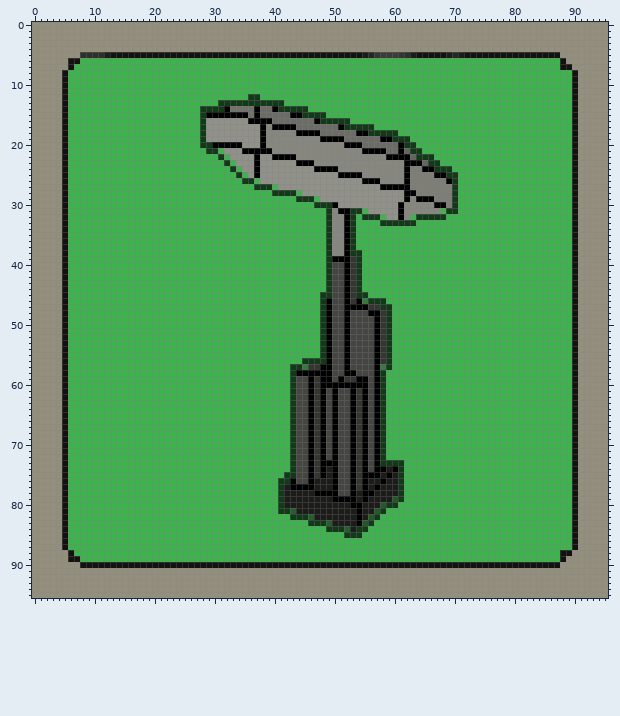
Edited in one commit: sprite sheet (games/CT/unitpics/bradartower.png). The picture above is the old version.
The file is 96x96 pixels. Colours within 5 levels of each other are drawn and written as one.
And afterwards:
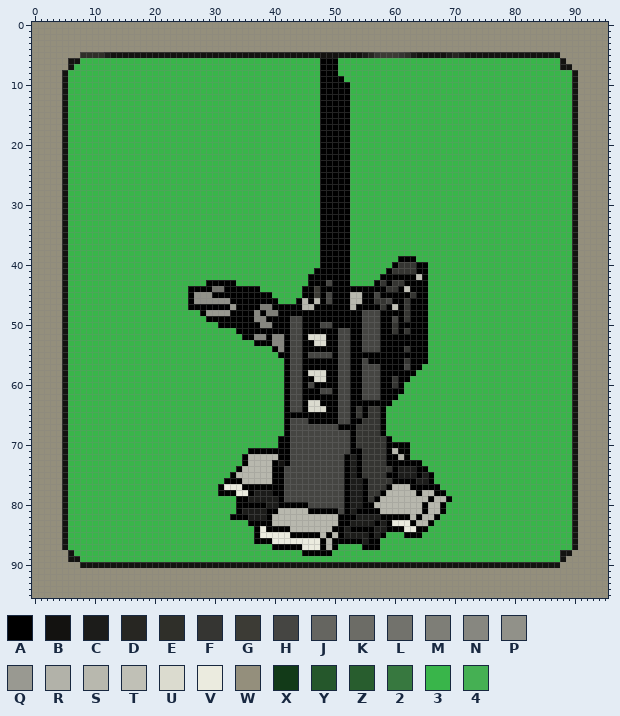
Palette (. is transparent): A #000000  B #131210  C #1c1c1a  D #272622  E #2f2f29  F #353532  G #3c3b35  H #454542  J #656560  K #6c6c66  L #72726c  M #7e7e77  N #878780  P #919189  Q #999991  R #b2b2a9  S #b8b8ae  T #c0c0b6  U #dbdbcf  V #ebebdf  W #948f7c  X #123a18  Y #25572b  Z #285d2e  2 #37783f  3 #39b54a  4 #45b053
What changed:
Changed rows in their new state; - is an unchanged pixel.
first column x 26:
 6 ----------------------AAA--------------------
 7 ----------------------AAA--------------------
 8 ----------------------AAA--------------------
 9 ----------------------AAAA-------------------
10 ----------------------AAAAA------------------
11 ----------------------AAAAA------------------
12 ----------33----------AAAAA------------------
13 -----33333333333------AAAAA------------------
14 --333333333333333333--AAAAA------------------
15 --33333333333333333333AAAAA------------------
16 --33333333333333333333AAAAA------------------
17 --33333333333333333333AAA-A3333--------------
18 --33333333333333333333AAAAA33333333----------
19 --33333333333333333333----A3333333333--------
20 --33333333333333333333AAAA-33333333333-------
21 ---3333333333333333333AAAAA333333333333------
22 -----33333333333333333AAAAA33333333333333----
23 ------3333333333333333AAAAA333333333333333---
24 -------333333333333333---AA33333333333333333-
25 --------33333333333333AAA--333333333333333333
26 ---------3333333333333AAAAA333333333333333333
27 -----------33333333333AAAAA333333333333333333
28 --------------33333333AAAAA333333333333333333
29 ------------------3333AAAAA333333333333333333
30 ---------------------3AA-AA333333333333333333
31 ----------------------AAA--333333333333333333
32 ----------------------AAAA-3-33333333333333--
33 ----------------------AAAA-3----333333-------
34 ----------------------AAAA-3-----------------
35 ----------------------AAAA-3-----------------
36 ----------------------AAAA-3-----------------
37 ----------------------AAAA-3-----------------
38 ----------------------AAAA-33----------------
39 ----------------------AA---33------AAA-------
40 ----------------------AAAA-33-----AFFFAA-----
41 ---------------------AAAAA-33----AFFFFAA-----
42 --------------------AAAAAA-33---AAAAAATA-----
43 ---AAAAA------------AAAHAA-33--AFAFFAAAA-----
44 AAAALLAAAAAA-------AAGAAAA-AAAAAAFFATAAA-----
45 APPPAAAAAAAAAA-----AAGAHAA-SSAAHAAAAAFAA-----
46 APPPPPPAAAAAAAA---ASASAHAA-SSAAFFHAAFAAA-----
47 AAAAAAAQAAAAMMAAAAASSAA-AA-S--AAFATAFAAA-----
48 --AQQQQAAAANAMMAAAAAAAA-AA-AA-HHAAAAFAAA-----
49 ---AAAAAAAANNAAAAHHAAAA-AA-AA--HAAHAFAAA-----
50 -----AAAAAAANNAAAHHAAAHHAA-AA--HAAFAAAAA-----
51 --------AAAAAAAAAHHAAAA-A-HAA--HAAFAFAAA-----
52 ---------AANNANNAHHAUUU-A-HAA--HAAAAAAAA-----
53 -----------AAANNAHHAAUU-A-HAA--HAAAAAAAA-----
54 --------------ANAHHAAAA-A-HAA--HAAAAFAAA-----
55 ---------------AAHHAHHHHA-HAAAA-AAAAAAAA-----
56 ----------------AHHAAAA-A-HAA-A-AAAAFAAA-----
57 ----------------AHHAAA--A-HAA--HAAAAHAA------
58 ----------------AHH-UUU-A-H-A--HAAAAAA-------
59 ----------------AH-A-UU-AHHA-H-HAAFAA--------
60 ----------------AH-AHA---HH--H-HAAFA---------
61 ----------------AH-A-AH-----AH-HAAAA---------
62 ----------------AH-A-A-A----AH-HAAA----------
63 ----------------AH-AUU-A----A-A-AA-----------
64 ----------------AH-AUUUA------FFA------------
65 ----------------AAAA-A-A------FFA------------
66 ----------------AH---A-A----AFFFA------------
67 ----------------AH--HHH-HAA--FFFA------------
68 ----------------AH--HHH-H----FFFA------------
69 ---------------AAH--HHH-H----FFFFA-----------
70 ---------------AAH--HHH-H----FFFFAAAA--------
71 ----------AAAAAAAH--HHH-H---AFFFFASAA--------
72 ---------ASSSSSAAH--HHH-H-ACAFFFFAARA--------
73 ---------ASSSSABAH--HHHHH-ACAFFFFAAAAAA------
74 --------ASSSSSAAHH--HHHHH-ACAFFFFF-CCCAA-----
75 -------ASSSSSSAAHH--HHHHH-ACAFFFF-ACCCACA----
76 ------AAASSSSSAAHH--HHHHH-ACC-FFFFAAAACCA----
77 -----AVVVAAAAAAAHHHHHHHHH-ACC-FFFASSSAAAAA---
78 -----AAAVVACCCAAHHHHHHHHH-AC--FFASSSSSASSAA--
79 --------AACCCCCAHHHHHHHHHH-C--FASSSSSSSSASSA-
80 --------AAAAACCAAAAAHHHHHHACCAASSSSSSSSASSA--
81 --------ACCCCAASSSSSAAAAAHA--AAASSSSSSSASSA--
82 -------AAACCCASSSSSSSSSSSAAAC-CCAAAAASASSA---
83 ----------AAAASSSSSSSSSSSAA-CCCACAVVVASSA----
84 -----------AVAAAASSSSSSSAACAAAACCAAAVVAA-----
85 -----------AVVVVVAAAAASASACCCCACA---AAA------
86 -----------AAAVVVVVVVVASAAAAACAA-------------
87 --------------AAAAAVVVASA----AAA-------------
88 -------------------AAAAA---------------------
